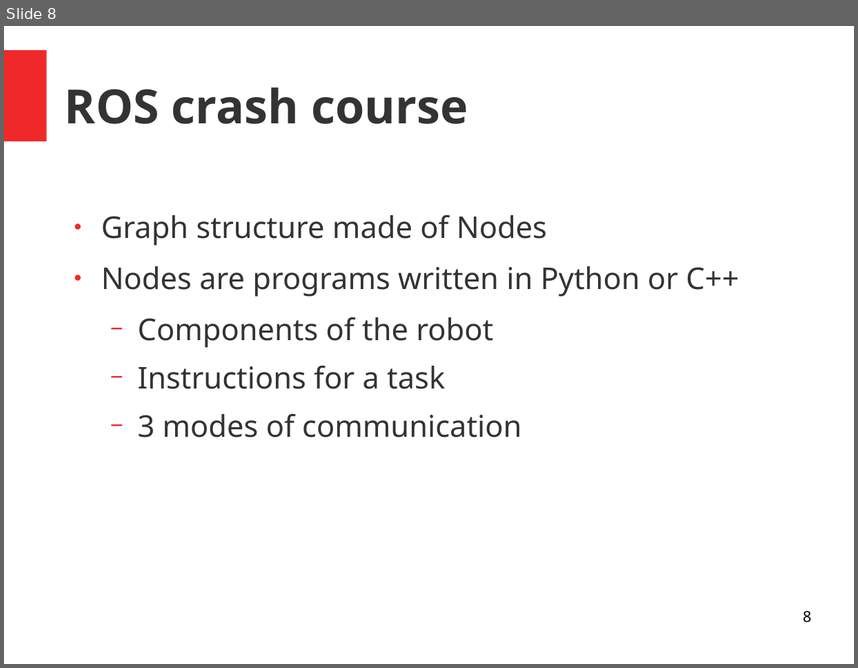
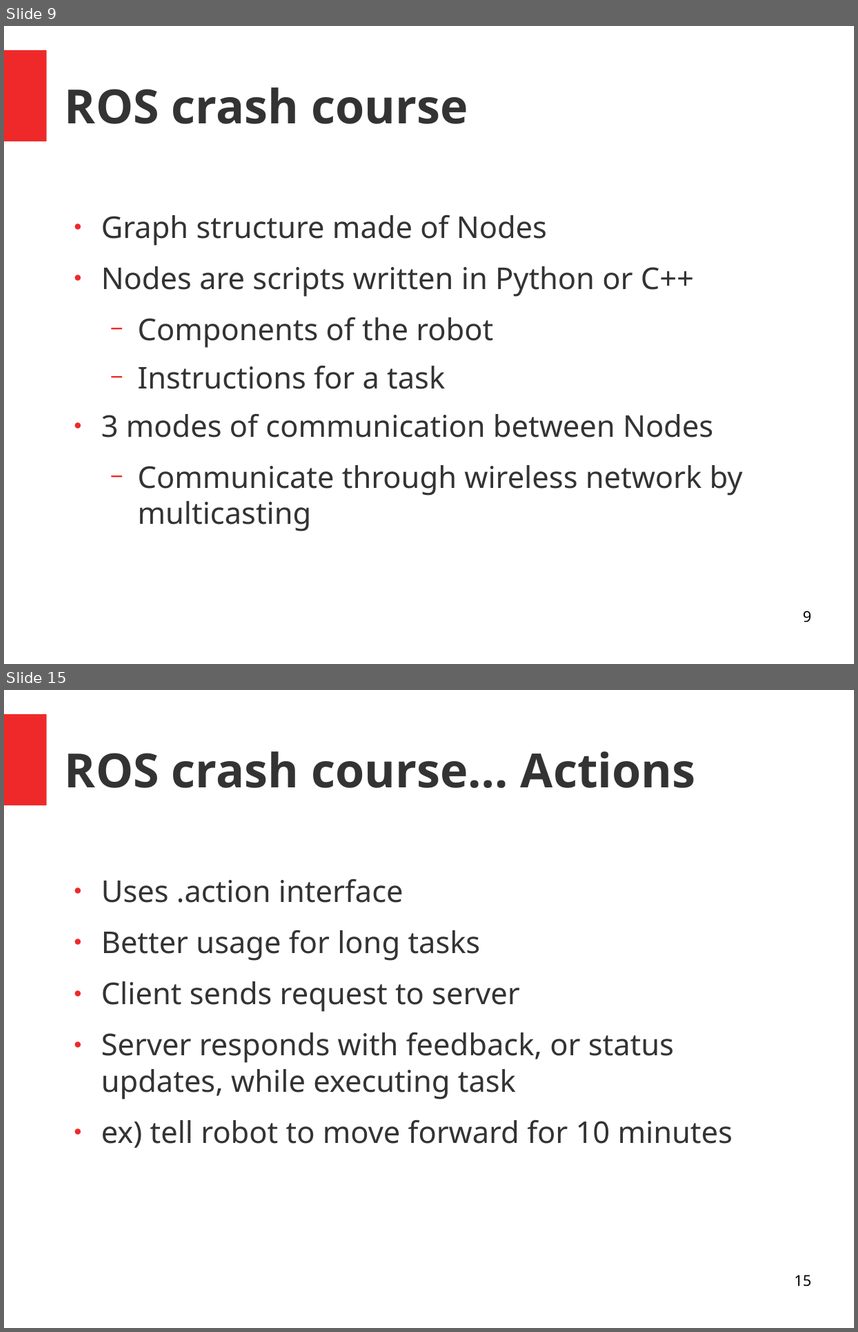
Before and after one commit to huybeme/slam_capstone, a slide deck: presentaton.odp. Shown one above the other, each under a label of ours: slide 8 before the commit, slides 9 and 15 after it; the slides between them are not shown. The pictures are 858x668 and 858x1332 pixels, drawn with LibreOffice and Linux fonts; fonts in the diff are those of the drawing. Boxes give left, top, right and bottom in pixels: in the first picture for what was removed or moved away, otherwise in the second. Text is boxed around its words. In the diff, an @@ line names an element or a change of style, - is before the commit and + after.

```diff
--- a/presentaton.odp
+++ b/presentaton.odp
@@ slide 15 added at (x1=4, y1=690, x2=854, y2=1328), background #FFFFFF; not listed: 1 template element that a slide beside it also shows @@
@@ title added at (x1=65, y1=751, x2=696, y2=788), 44 pt, text #333333, bold @@
+ROS crash course… Actions
@@ text added at (x1=101, y1=878, x2=733, y2=1147), 28 pt, text #333333 @@
+● Uses .action interface
+● Better usage for long tasks
+● Client sends request to server
+● Server responds with feedback, or status updates, while executing task
+● ex) tell robot to move forward for 10 minutes
@@ page number added at (x1=794, y1=1274, x2=811, y2=1286), 14 pt, text #000000 @@
+15
@@ what was slide 8 is now slide 9 @@
@@ slide 9 changed as well @@
@@ text at (x1=101, y1=266, x2=694, y2=296): text changed @@
-● Nodes are programs written in Python or C++
+● Nodes are scripts written in Python or C++
@@ text at (x1=101, y1=413, x2=743, y2=531): text changed @@
-  − 3 modes of communication
+● 3 modes of communication between Nodes
+  − Communicate through wireless network by multicasting
@@ page number at (x1=803, y1=610, x2=811, y2=622): text changed @@
-8
+9
```
Also in this commit, not shown: 6 other slides changed, 22 other slides added.
